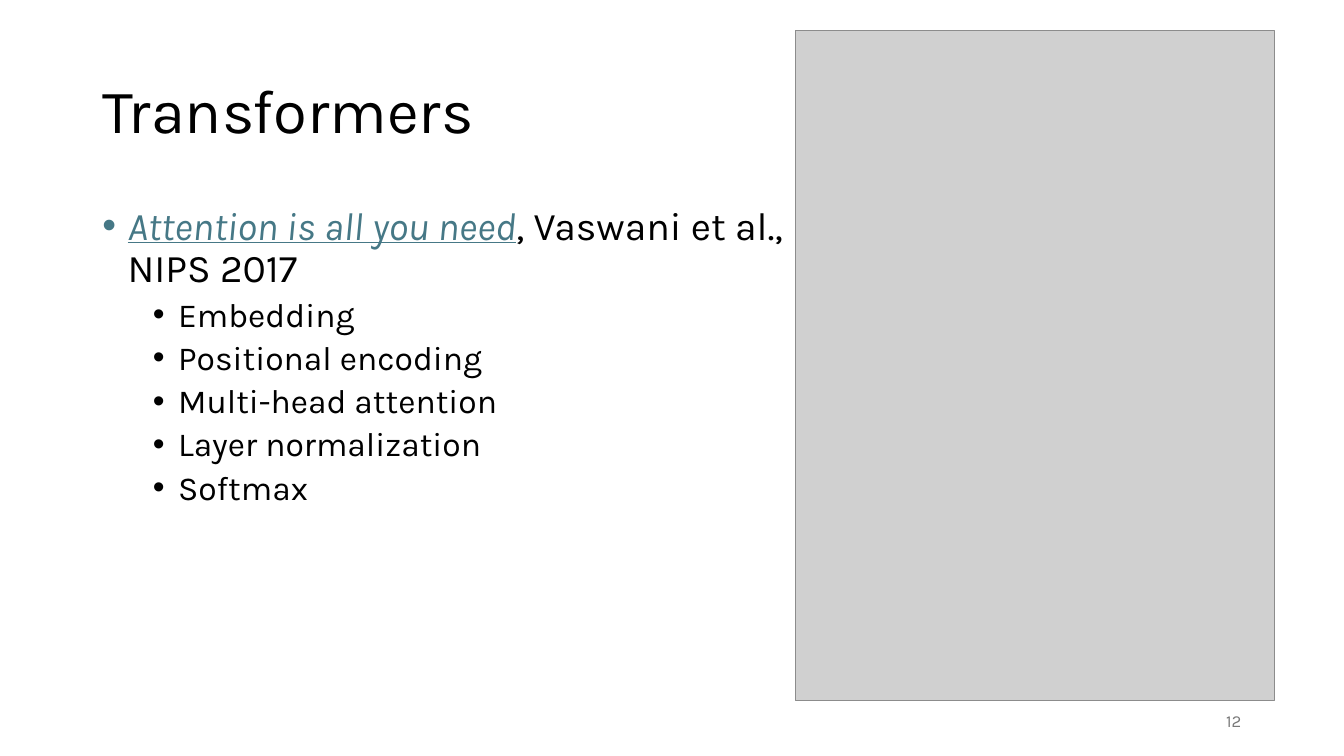
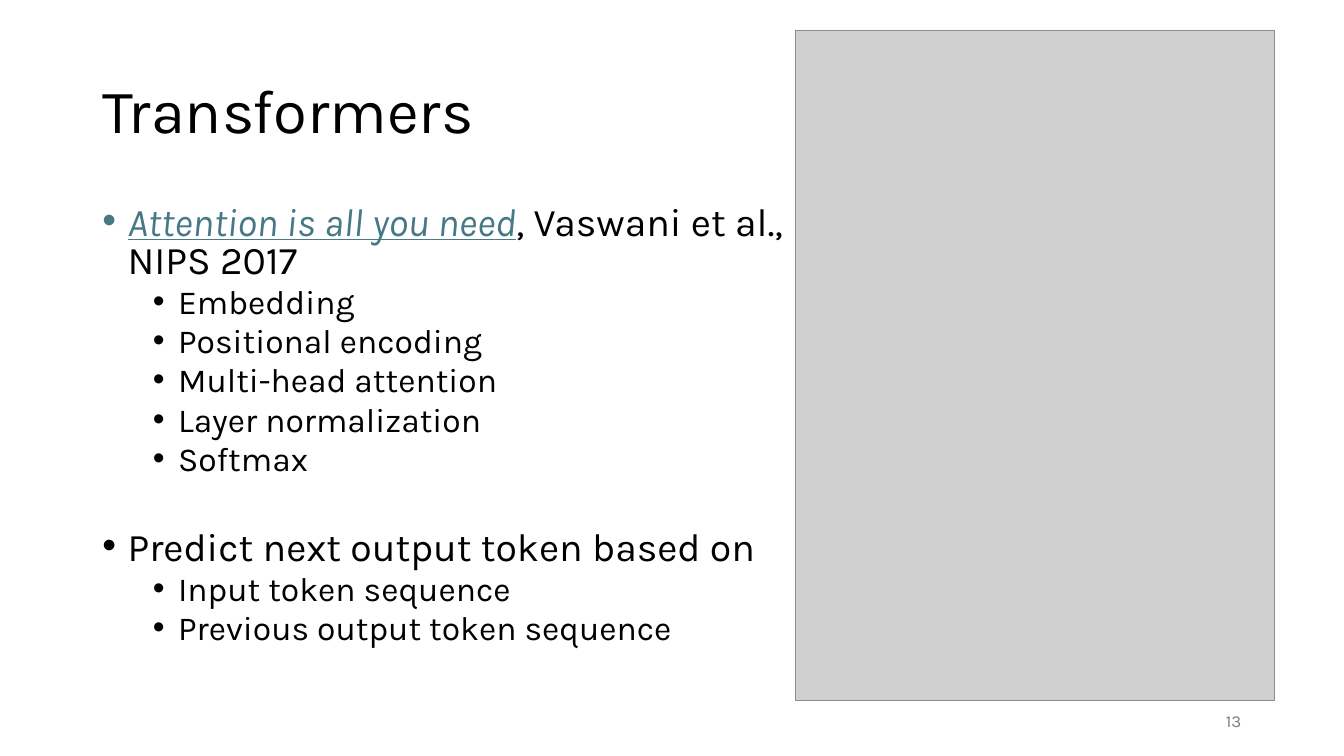
Before and after one commit to gjbex/Deploying-LLMs-locally, a slide deck: slide 13 of local_LLMs.pptx (slide 12 before the commit). Drawn at 1344x756 pixels with LibreOffice and Linux fonts; fonts in the diff are those of the drawing; grey boxes stand for pictures. Boxes give left, top, right and bottom in pixels: in the first picture for what was removed or moved away, otherwise in the second. Text is boxed around its words. In the diff, an @@ line names an element or a change of style, - is before the commit and + after.

```diff
--- a/local_LLMs.pptx
+++ b/local_LLMs.pptx
@@ text at <box>128,209,783,472</box>: line spacing 0.9 to 0.8 @@
@@ text at <box>128,534,755,648</box>: paragraphs added @@
+• Predict next output token based on
+  • Input token sequence
+  • Previous output token sequence
@@ page number at <box>1226,716,1241,727</box>: text changed @@
-12
+13
```
Also in this commit, not shown: 3 other slides changed, 34 slides added, 1 slide removed.
